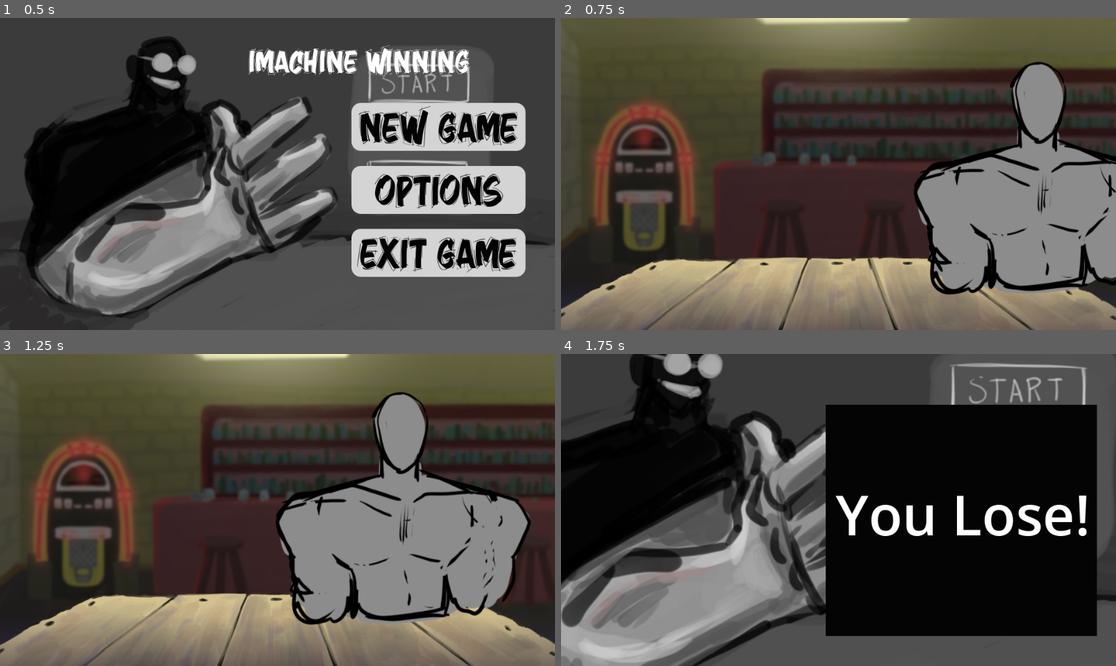
Above: before the commit, frames 1-4 (two rows, left to right).
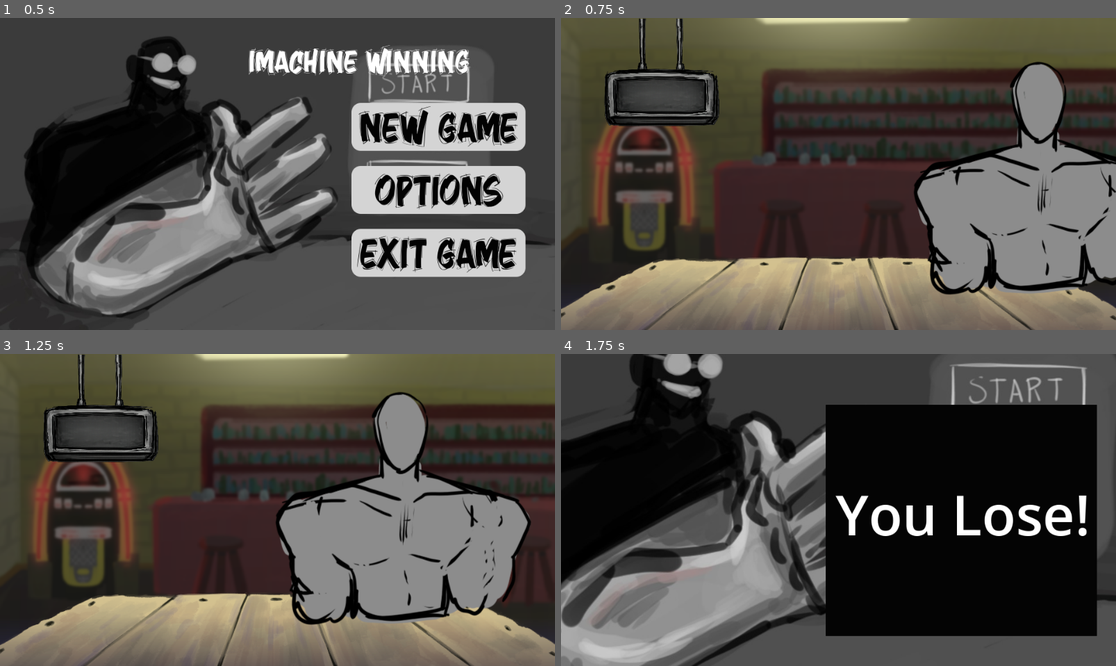
Above: after the commit, the same moments.

Repository: GinoNovello/ImachineWinning
Game: Godot game, scene res://Scenes/MainMenu/MainMenu.tscn
Same seed, same stepped clock (60 frames per second), same inputs: the game is played once before the commit and once after it.
Inputs:
- Up to frame 1 (0.5 s): no input
- Up to frame 2 (0.75 s): click "New Game" at 0.5 s
- Up to frame 3 (1.25 s): no input
- Up to frame 4 (1.75 s): tap Enter (ui_accept) at 1.25, 1.52 s; hold Right (ui_right) from 1.28 s (still down); hold Space from 1.28 s (still down)

Frame 1 is identical in both runs. In frame 2, 3.1% of the frame differs, in the area x 7-29%, y 0-35%; in frame 3, 3.1%; in frame 4, nothing differs.

Commit message:
feat: add clock sprite + img

Diff:
--- a/Scenes/common/arena.tscn
+++ b/Scenes/common/arena.tscn
@@ -2,6 +2,7 @@
 
 [ext_resource type="Texture2D" uid="uid://bj0piam7gpcxh" path="res://Images/Background.png" id="1_sea1x"]
 [ext_resource type="Texture2D" uid="uid://b28unl433nmp0" path="res://Images/Table.png" id="2_s1ktn"]
+[ext_resource type="Texture2D" uid="uid://bv17rwxximiw1" path="res://Images/Clock.png" id="3_s1ktn"]
 
 [node name="Arena" type="Node2D" unique_id=1421027996]
 
@@ -12,3 +13,8 @@
 [node name="Table" type="Sprite2D" parent="." unique_id=412420291]
 position = Vector2(480, 270)
 texture = ExtResource("2_s1ktn")
+
+[node name="Clock" type="Sprite2D" parent="." unique_id=1731413071]
+position = Vector2(171, 115)
+scale = Vector2(0.20515388, 0.22241211)
+texture = ExtResource("3_s1ktn")
Binary file added: Images/Clock.png
